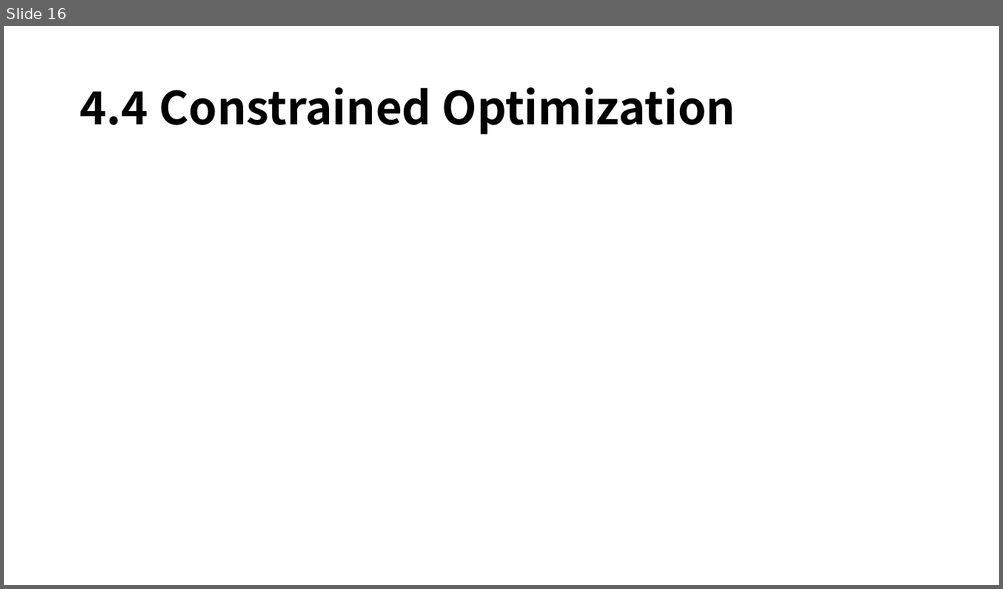
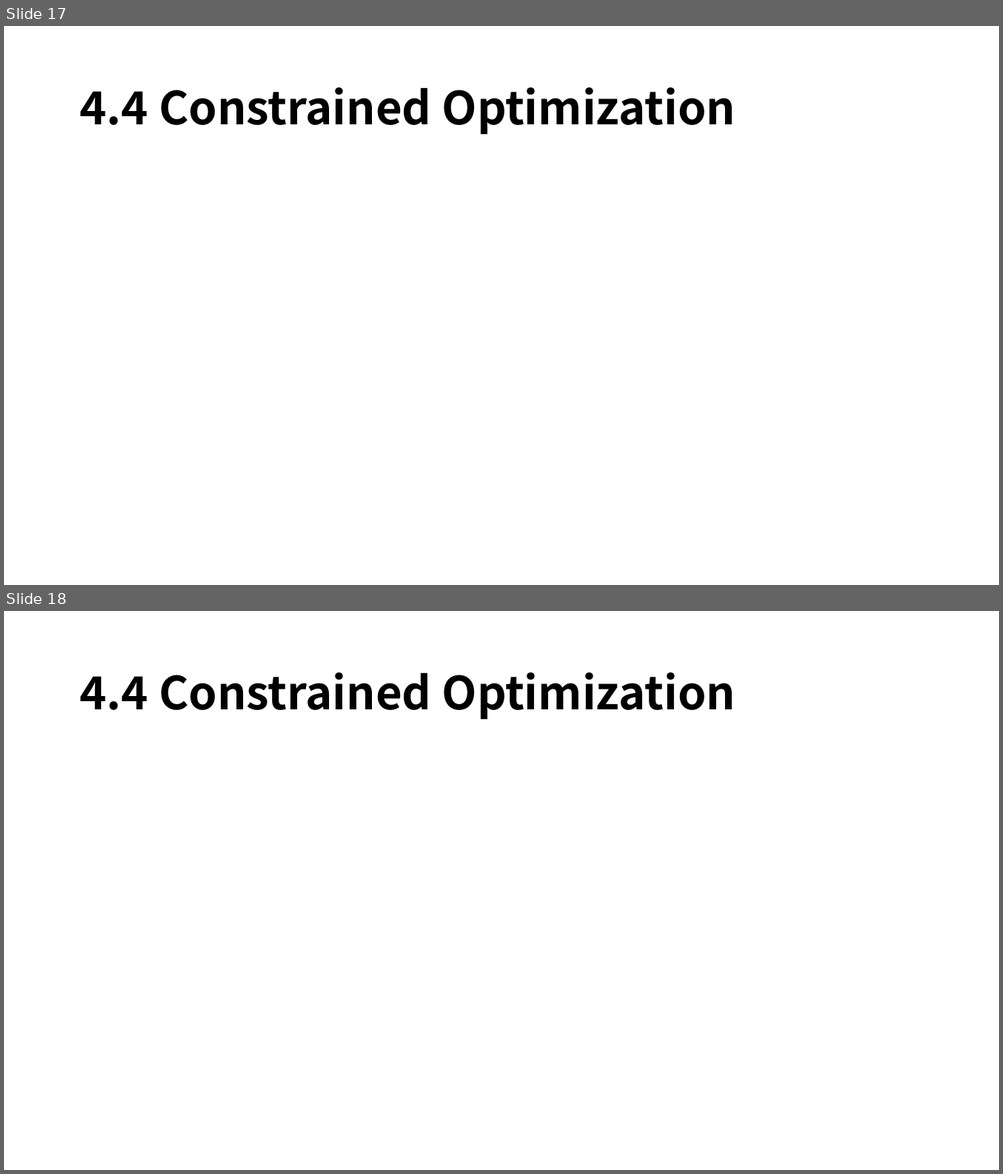
Before and after one commit to mmvv11/GraduateStudies, a slide deck: DeepLearningStudy/4. 수치해석.pptx. Shown one above the other, each under a label of ours: slide 16 before the commit, slides 17 and 18 after it. The pictures are 1003x589 and 1003x1174 pixels, drawn with LibreOffice and Linux fonts; fonts in the diff are those of the drawing; grey boxes stand for pictures; background and template pictures are left out. Boxes give left, top, right and bottom in pixels: in the first picture for what was removed or moved away, otherwise in the second. Text is boxed around its words. In the diff, an @@ line names an element or a change of style, - is before the commit and + after.

```diff
--- a/DeepLearningStudy/4. 수치해석.pptx
+++ b/DeepLearningStudy/4. 수치해석.pptx
@@ slide 18 added at (4,611,999,1170), background picture (left out) @@
@@ title added at (79,672,735,720), 44 pt, text #000000, bold @@
+4.4 Constrained Optimization
@@ what was slide 16 is now slide 17 @@
```
Also in this commit, not shown: 3 other slides added, 1 slide removed.
